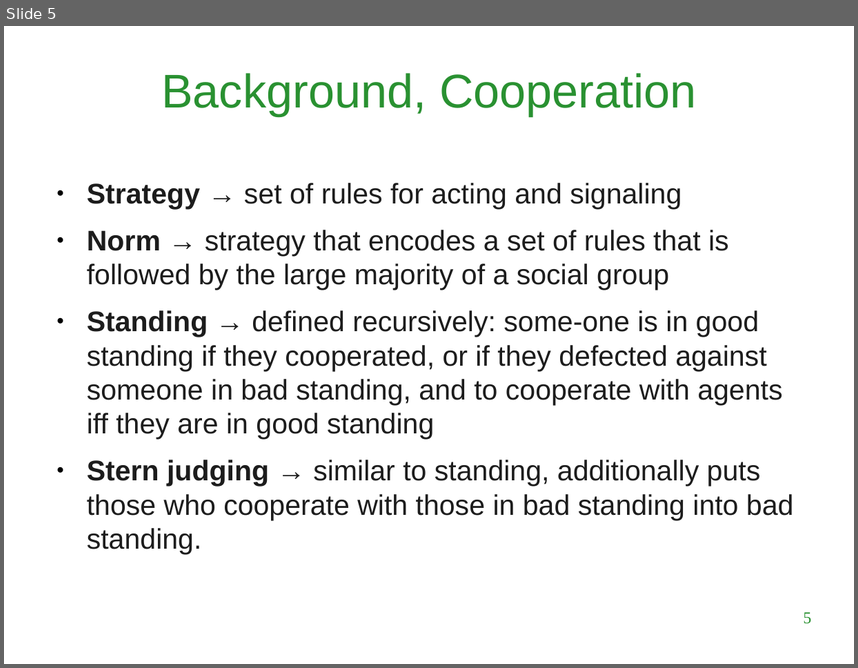
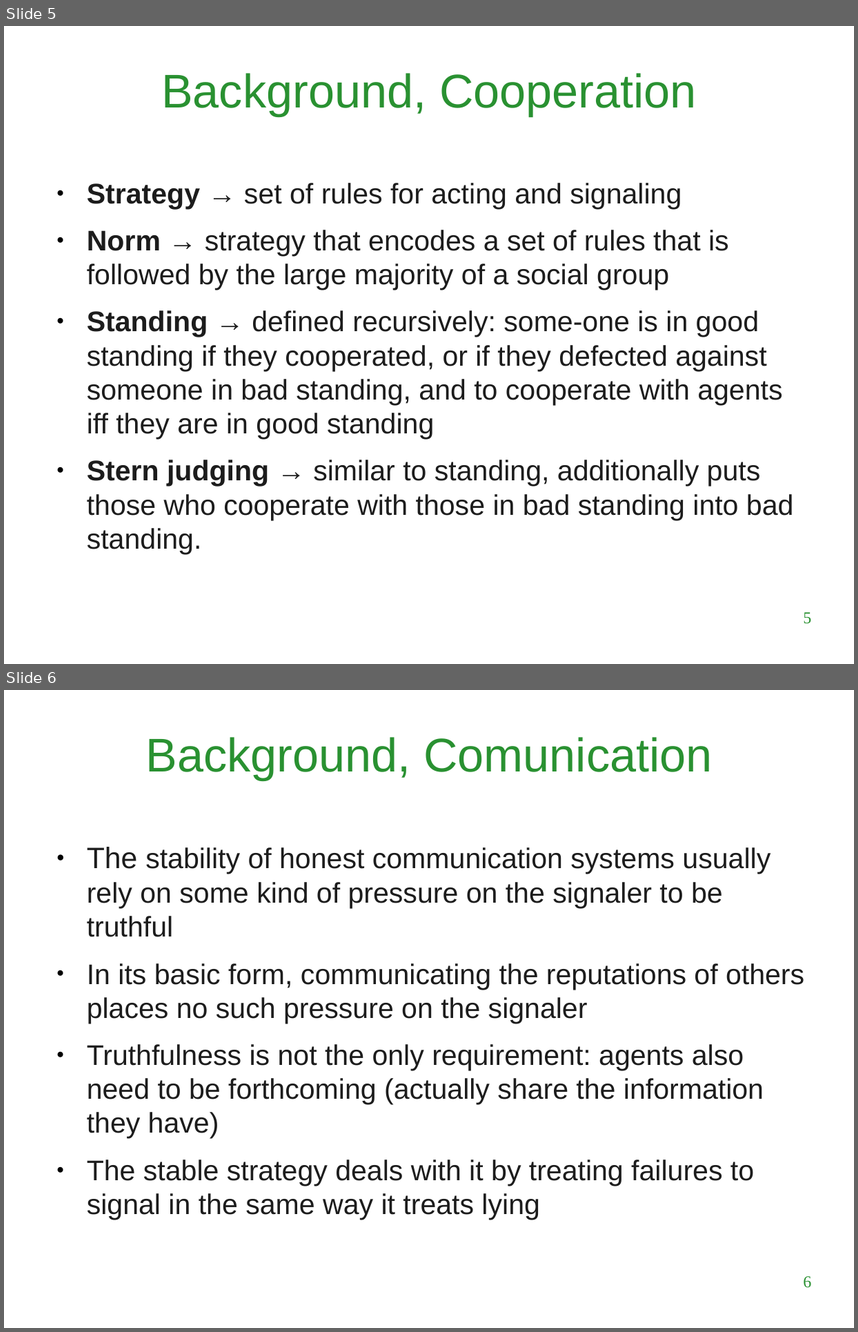
Before and after one commit to LuigiBrosNin/UNI, a slide deck: Master first year/Complex systems and network science/Tit_for_tatting_presentation.odp. Shown one above the other, each under a label of ours: slide 5 before the commit, slides 5 and 6 after it. The pictures are 858x668 and 858x1332 pixels, drawn with LibreOffice and Linux fonts; fonts in the diff are those of the drawing; background and template pictures are left out. Boxes give left, top, right and bottom in pixels: in the first picture for what was removed or moved away, otherwise in the second. Text is boxed around its words. In the diff, an @@ line names an element or a change of style, - is before the commit and + after.

```diff
--- a/Master first year/Complex systems and network science/Tit_for_tatting_presentation.odp
+++ b/Master first year/Complex systems and network science/Tit_for_tatting_presentation.odp
@@ slide 6 added at bbox=[4, 690, 854, 1328], background #FFFFFF @@
@@ title added at bbox=[145, 737, 712, 780], 40 pt, text #299131 @@
+Background, Comunication
@@ text added at bbox=[87, 847, 804, 1219], 24 pt, text #1C1C1C @@
+● The stability of honest communication systems usually rely on some kind of pressure on the signaler to be truthful
+● In its basic form, communicating the reputations of others places no such pressure on the signaler
+● Truthfulness is not the only requirement: agents also need to be forthcoming (actually share the information they have)
+● The stable strategy deals with it by treating failures to signal in the same way it treats lying
@@ page number added at bbox=[803, 1276, 811, 1288], 14 pt, text #299131 @@
+6
```
Also in this commit, not shown: 2 other slides added, 1 slide removed, 1 other file.
